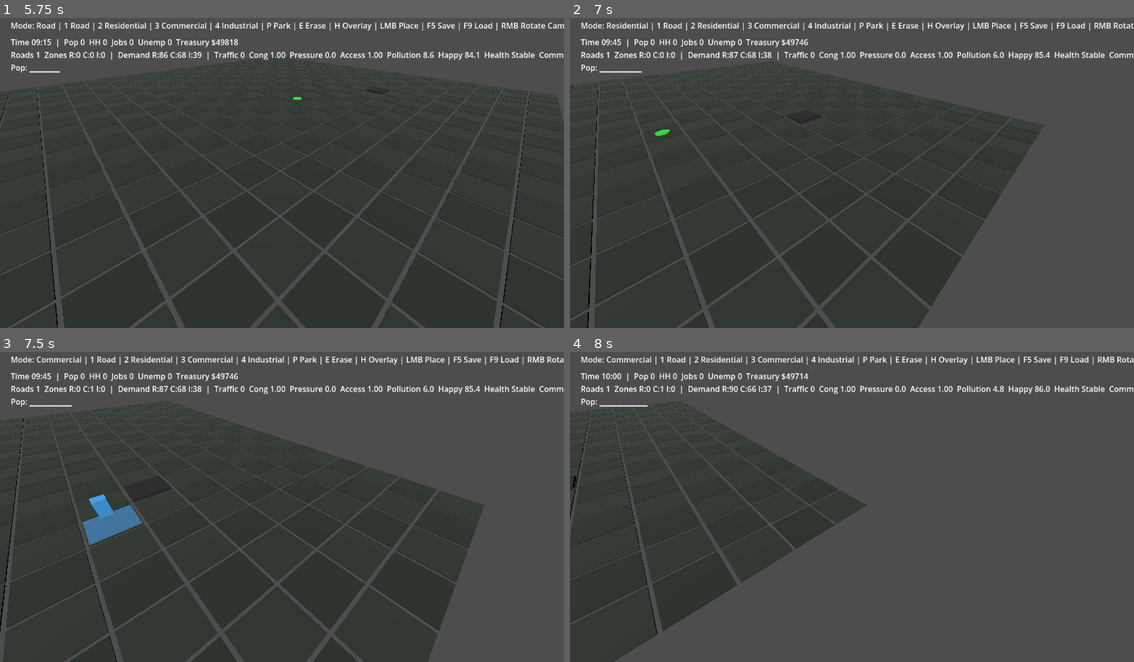
Above: before the commit, frames 1-4 (two rows, left to right).
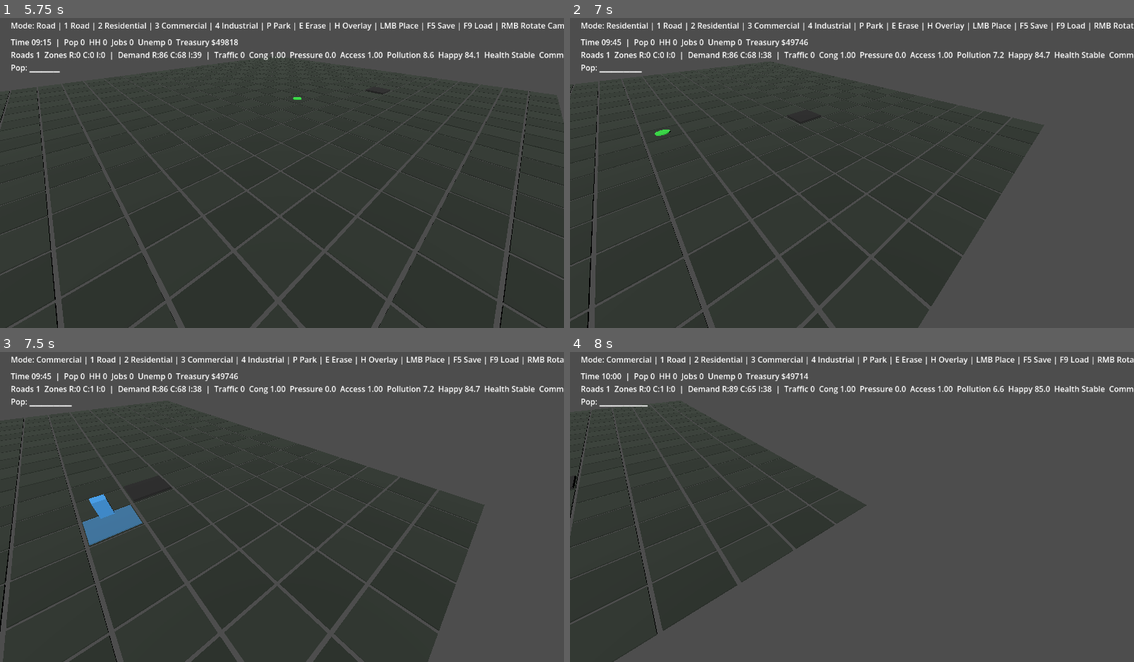
Above: after the commit, the same moments.

Repository: Jose04BN/CitySimGodot
Game: Godot game, scene res://scenes/Main.tscn
Two runs of this game, one before a commit and one after it. Both use one fixed random seed, a clock stepped at 60 frames per second and the inputs below.
Inputs (mouse positions are in pixels of both pictures, inside the frame that each line leads up to):
- Up to frame 1 (5.75 s): tap Enter at 0.5 s; move the mouse to (406, 154) at 0.52 s; hold D 0.53-1.28 s; tap 1 at 0.6 s; click (406, 154) at 0.67 s; move the mouse to (169, 185) at 1.27 s; hold S 1.28-2.03 s; tap 2 at 1.35 s; move the mouse to (338, 98) at 2.02 s; hold D 2.03-2.78 s; tap 3 at 2.1 s; move the mouse to (253, 231) at 2.77 s; hold W 2.78-3.53 s; tap 4 at 2.85 s; click (253, 231) at 2.92 s; move the mouse to (451, 216) at 3.52 s; hold A 3.53-5.03 s; tap E at 3.6 s; move the mouse to (112, 123) at 4.27 s; tap P at 4.35 s; move the mouse to (310, 169) at 5.02 s; hold S from 5.03 s (still down); tap H at 5.1 s; click (310, 169) at 5.17 s
- Up to frame 2 (7 s): move the mouse to (767, 89) at 5.77 s; release S at 5.78 s; hold D 5.78-6.53 s; tap 1 at 5.85 s; move the mouse to (976, 154) at 6.52 s; hold W from 6.53 s (still down); tap 2 at 6.6 s
- Up to frame 3 (7.5 s): move the mouse to (169, 519) at 7.27 s; release W at 7.28 s; hold D from 7.28 s (still down); tap 3 at 7.35 s; click (169, 519) at 7.42 s
- Up to frame 4 (8 s): keep holding D

Frame 1 is identical in both runs. In frame 2, less than 0.1% of the frame differs, in the area x 29-86%, y 10-13%; in frame 3, less than 0.1%; in frame 4, less than 0.1%.
Error after the commit: Invalid assignment of property or key 'height' with value of type 'float' on a base object of type 'TorusMesh'. (res://scripts/BuildController.gd:202)

Commit message:
Enhance parks: add notifications, placement/maintenance costs, and visual effect radius

Diff:
--- a/scenes/Main.tscn
+++ b/scenes/Main.tscn
@@ -22,6 +22,8 @@
 roads_parent_path = NodePath("../Roads")
 zones_parent_path = NodePath("../Zones")
 hud_label_path = NodePath("../HUD/Panel/Label")
+notification_label_path = NodePath("../HUD/Panel/NotificationLabel")
+simulation_path = NodePath("../CitySimulation")
 
 [node name="CitySimulation" type="Node" parent="."]
 script = ExtResource("6")
@@ -79,3 +81,12 @@
 offset_right = 1172.0
 offset_bottom = 92.0
 text = "Time 08:00 | Pop 0 HH 0 Jobs 0 Unemp 0 Treasury $50000"
+
+[node name="NotificationLabel" type="Label" parent="HUD/Panel"]
+layout_mode = 0
+offset_left = 12.0
+offset_top = 98.0
+offset_right = 1172.0
+offset_bottom = 120.0
+text = ""
+add_theme_font_size_override = 14
--- a/scripts/BuildController.gd
+++ b/scripts/BuildController.gd
@@ -2,6 +2,7 @@
 
 signal about_to_save(payload: Dictionary)
 signal city_loaded(payload: Dictionary)
+signal park_placed(cost: float)
 
 enum BuildMode {
 	ROAD,
@@ -18,12 +19,19 @@
 @export var roads_parent_path: NodePath
 @export var zones_parent_path: NodePath
 @export var hud_label_path: NodePath
+@export var notification_label_path: NodePath
+@export var simulation_path: NodePath
+@export var park_cost: float = 2000.0
 @export var save_file_path := "user://city_save.json"
 
 var _grid: Node3D
 var _roads_parent: Node3D
 var _zones_parent: Node3D
 var _hud_label: Label
+var _notification_label: Label
+var _simulation: Node
+var _notification_timer: float = 0.0
+var _notification_duration: float = 3.0
 var _mode: BuildMode = BuildMode.ROAD
 var _pollution_overlay_visible: bool = true
 var _city_pollution: float = 0.0
@@ -38,8 +46,16 @@
 	_roads_parent = get_node(roads_parent_path)
 	_zones_parent = get_node(zones_parent_path)
 	_hud_label = get_node_or_null(hud_label_path)
+	_notification_label = get_node_or_null(notification_label_path)
+	_simulation = get_node_or_null(simulation_path)
 	_update_hud()
 	_refresh_pollution_overlay()
+
+	# Wire up notification signals
+	if _simulation != null and _simulation.has_signal("health_alert_changed"):
+		_simulation.connect("health_alert_changed", Callable(self, "_on_health_alert_changed"))
+	if has_signal("park_placed"):
+		connect("park_placed", Callable(self, "_on_park_placed"))
 
 func _unhandled_input(event: InputEvent) -> void:
 	if event is InputEventKey and event.pressed and not event.echo:
@@ -47,6 +63,13 @@
 
 	if event is InputEventMouseButton and event.pressed and event.button_index == MOUSE_BUTTON_LEFT:
 		_apply_build_action(event.position)
+
+func _process(delta: float) -> void:
+	# Handle notification fade-out
+	if _notification_timer > 0.0:
+		_notification_timer -= delta
+		if _notification_timer <= 0.0 and _notification_label != null:
+			_notification_label.text = ""
 
 func _match_mode_shortcut(keycode: Key) -> void:
 	match keycode:
@@ -139,10 +162,25 @@
 	if _park_tiles.has(key):
 		return
 
+	# Check if simulation has enough treasury
+	if _simulation != null:
+		var treasury_variant: Variant = _simulation.get("_treasury")
+		if typeof(treasury_variant) == TYPE_FLOAT:
+			var treasury: float = treasury_variant
+			if treasury < park_cost:
+				return
+
 	_erase_zone(cell)
 	_erase_road(cell)
 
 	var world_pos: Vector3 = _grid.call("cell_to_world", cell)
+
+	# Create a container node for park visuals
+	var park_container := Node3D.new()
+	park_container.position = world_pos
+	_zones_parent.add_child(park_container)
+
+	# Create main park visual (cylinder)
 	var park := MeshInstance3D.new()
 	var pm := CylinderMesh.new()
 	pm.top_radius = 0.4
@@ -153,9 +191,30 @@
 	mat.albedo_color = Color(0.18, 0.82, 0.24)
 	mat.roughness = 1.0
 	park.material_override = mat
-	park.position = world_pos + Vector3(0.0, 0.06, 0.0)
-	_zones_parent.add_child(park)
-	_park_tiles[key] = park
+	park.position = Vector3(0.0, 0.06, 0.0)
+	park_container.add_child(park)
+
+	# Create effect radius indicator (transparent ring at ground level)
+	var radius_indicator := MeshInstance3D.new()
+	var tube := TorusMesh.new()
+	tube.inner_radius = 0.8
+	tube.outer_radius = 0.85
+	tube.height = 0.01
+	radius_indicator.mesh = tube
+	var ring_mat := StandardMaterial3D.new()
+	ring_mat.albedo_color = Color(0.0, 1.0, 0.5, 0.3)
+	ring_mat.transparency = BaseMaterial3D.TRANSPARENCY_ALPHA
+	ring_mat.no_depth_test = false
+	radius_indicator.material_override = ring_mat
+	radius_indicator.position = Vector3(0.0, 0.02, 0.0)
+	park_container.add_child(radius_indicator)
+
+	_park_tiles[key] = park_container
+
+	# Deduct cost from treasury
+	if _simulation != null:
+		_simulation.set("_treasury", float(_simulation.get("_treasury")) - park_cost)
+		emit_signal("park_placed", park_cost)
 
 func get_parks() -> Array:
 	var out: Array = []
@@ -379,3 +438,24 @@
 	for key in _road_tiles.keys():
 		out.append(_key_to_cell(str(key)))
 	return out
+
+func _on_health_alert_changed(new_state: String) -> void:
+	if _notification_label == null:
+		return
+	if new_state == "Smog Alert":
+		_notification_label.text = "⚠️ SMOG ALERT: Pollution exceeds 82! Build parks to mitigate."
+		_notification_label.add_theme_color_override("font_color", Color.RED)
+		_notification_timer = _notification_duration
+	elif new_state == "Warning":
+		_notification_label.text = "⚠️ WARNING: Pollution rising (65+) and happiness declining (45-)"
+		_notification_label.add_theme_color_override("font_color", Color.YELLOW)
+		_notification_timer = _notification_duration
+	else:
+		_notification_label.text = ""
+
+func _on_park_placed(cost: float) -> void:
+	if _notification_label == null:
+		return
+	_notification_label.text = "✓ Park built for $%.0f" % cost
+	_notification_label.add_theme_color_override("font_color", Color.GREEN)
+	_notification_timer = _notification_duration
--- a/scripts/CitySimulation.gd
+++ b/scripts/CitySimulation.gd
@@ -1,4 +1,6 @@
 extends Node
+
+signal health_alert_changed(new_state: String)
 
 @export var build_controller_path: NodePath
 @export var pathfinder_path: NodePath
@@ -8,6 +10,8 @@
 @export var starting_treasury: float = 50000.0
 @export var citizen_spawn_interval: float = 2.0
 @export var citizen_cap: int = 18
+@export var park_cost: float = 2000.0
+@export var park_maintenance_cost: float = 50.0
 
 enum BuildMode {
 	ROAD,
@@ -41,6 +45,7 @@
 var _pollution: float = 12.0
 var _happiness: float = 60.0
 var _health_alert: String = "Stable"
+var _prev_health_alert: String = "Stable"
 var _health_crisis_timer: float = 0.0
 var _citizen_spawn_accum: float = 0.0
 var _citizen_scene: Script = preload("res://scripts/Citizen.gd")
@@ -103,7 +108,6 @@
 			_happiness = clampf(_happiness + float(park_count) * 0.4, 0.0, 100.0)
 
 	_update_health_state()
-	_update_health_state()
 
 	var desired_population: int = mini(res_capacity, int(float(jobs_capacity) * (0.9 + _happiness * 0.004) * commute_bonus))
 	if desired_population > _population:
@@ -118,6 +122,12 @@
 
 	_population = clampi(_population, 0, res_capacity)
 
+	var parks_count: int = 0
+	if _build_controller != null:
+		var parks_variant: Variant = _build_controller.call("get_parks")
+		if typeof(parks_variant) == TYPE_ARRAY:
+			parks_count = int(parks_variant.size())
+
 	var tax_income: float = float(_population) * 1.8 + float(com_zones) * 4.0 + float(ind_zones) * 5.5
 	var service_cost: float = float(roads) * 1.4 + float(_population) * 0.7 + 40.0
 	service_cost += float(_vehicle_count) * 0.25
@@ -125,6 +135,8 @@
 	service_cost += _pollution * 0.12
 	if _health_alert != "Stable":
 		service_cost += 12.0
+	# Add park maintenance cost
+	service_cost += float(parks_count) * park_maintenance_cost
 	tax_income += float(_commuters) * 0.2
 	tax_income += _commute_access_score * 2.0
 	tax_income += _happiness * 0.05
@@ -353,6 +365,11 @@
 		_health_crisis_timer = max(_health_crisis_timer - tick_seconds, 0.0)
 		_health_alert = "Stable"
 
+	# Emit signal if health alert state changed
+	if _health_alert != _prev_health_alert:
+		emit_signal("health_alert_changed", _health_alert)
+		_prev_health_alert = _health_alert
+
 	if _health_crisis_timer > 0.0 and _health_alert == "Smog Alert":
 		_pollution = clampf(_pollution + 0.25, 0.0, 100.0)
 		_happiness = clampf(_happiness - 0.6, 0.0, 100.0)
